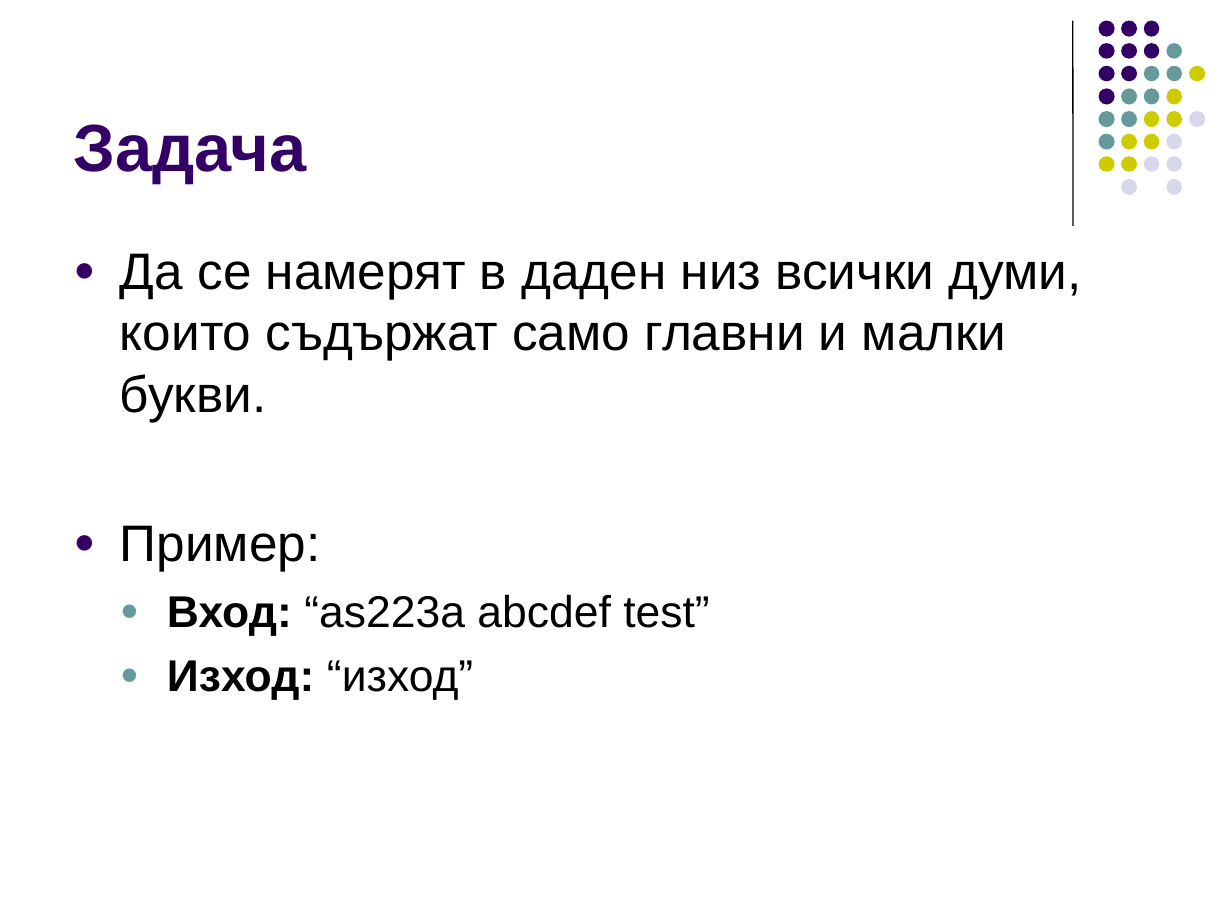
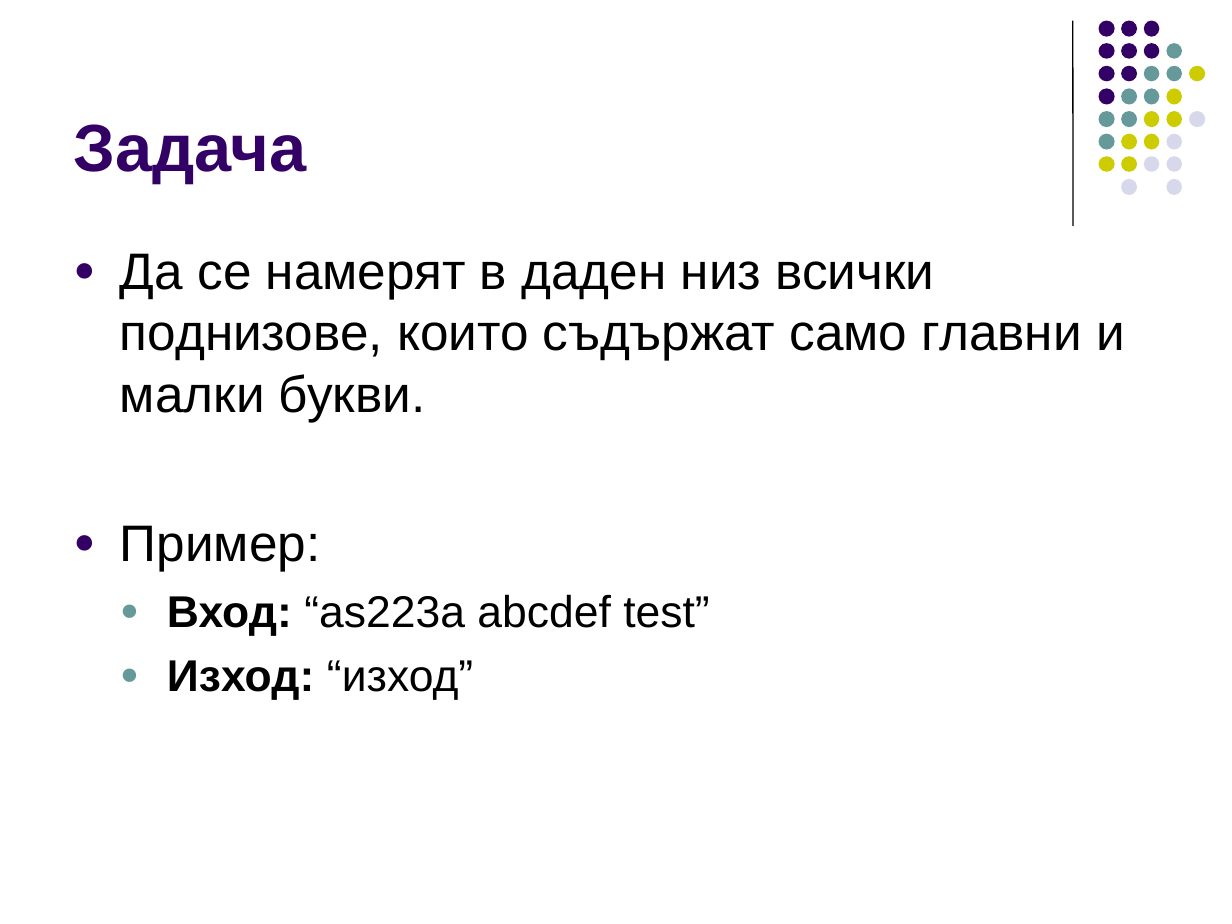
Before and after one commit to ivorusev/startup-factory-java-course, a slide deck: slide 7 of slides/10-Regexp.ppt. Drawn at 1232x924 pixels with LibreOffice and Linux fonts; fonts in the diff are those of the drawing. Boxes give left, top, right and bottom in pixels: in the first picture for what was removed or moved away, otherwise in the second. Text is boxed around its words. In the diff, an @@ line names an element or a change of style, - is before the commit and + after.

```diff
--- a/slides/10-Regexp.ppt
+++ b/slides/10-Regexp.ppt
@@ text at [120, 253, 1125, 422]: text changed @@
-● Да се намерят в даден низ всички думи, които съдържат само главни и малки букви.
+● Да се намерят в даден низ всички поднизове, които съдържат само главни и малки букви.
```
Also in this commit, not shown: 1 other slide changed, 5 slides added, 1 slide removed.
